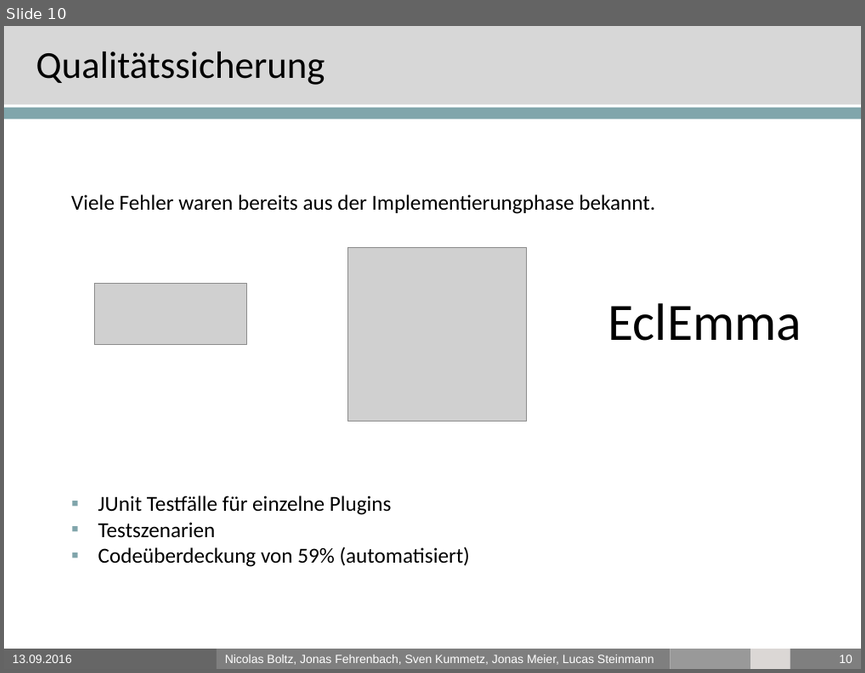
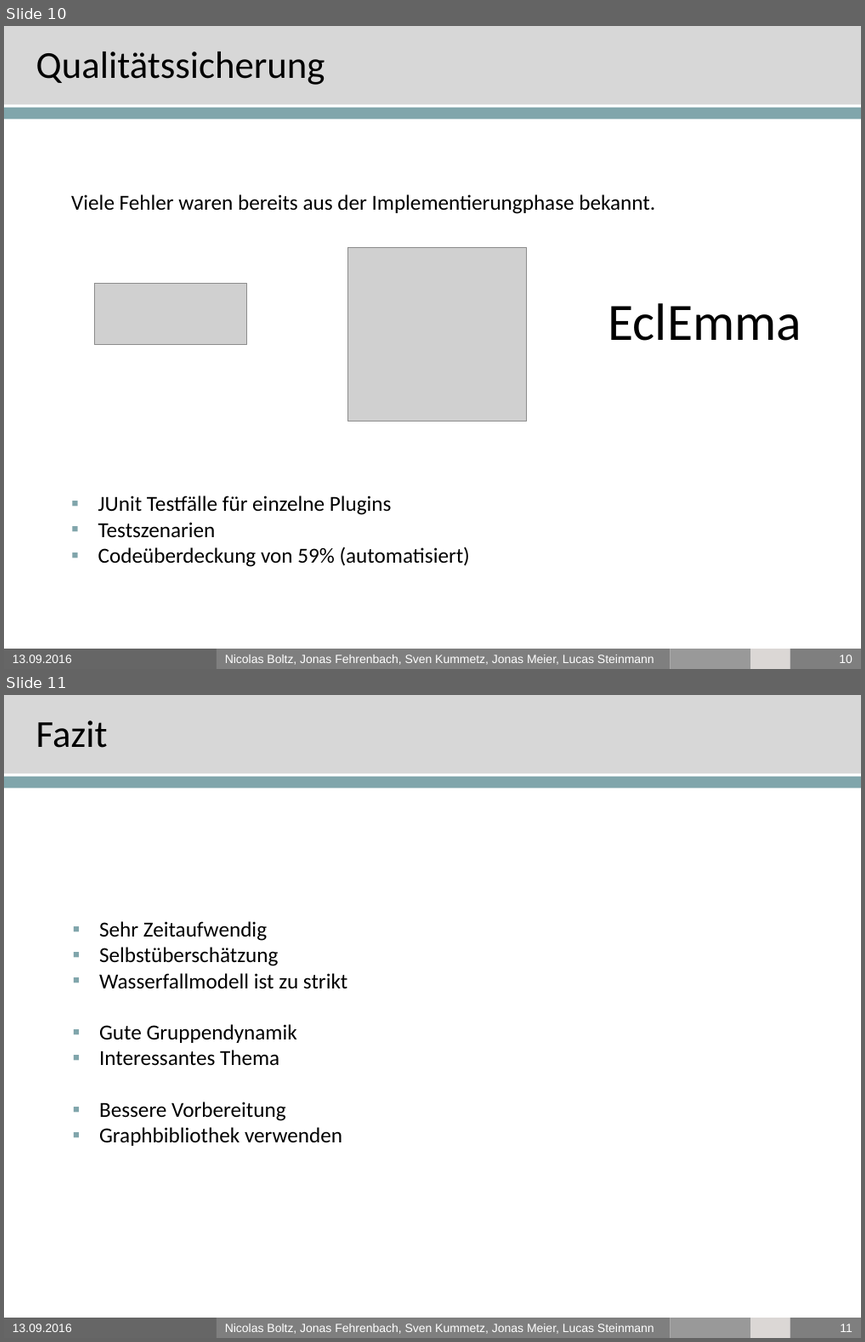
Before and after one commit to PSEProgrammgraphen/PSEDokumente, a slide deck: final/presentation.pptx. Shown one above the other, each under a label of ours: slide 10 before the commit, slides 10 and 11 after it. The pictures are 865x673 and 865x1342 pixels, drawn with LibreOffice and Linux fonts; fonts in the diff are those of the drawing; grey boxes stand for pictures; background and template pictures are left out. Boxes give left, top, right and bottom in pixels: in the first picture for what was removed or moved away, otherwise in the second. Text is boxed around its words. In the diff, an @@ line names an element or a change of style, - is before the commit and + after.

Commit message:
changed fazit

```diff
--- a/final/presentation.pptx
+++ b/final/presentation.pptx
@@ slide 11 added at box(4, 695, 861, 1338), background #FFFFFF; not listed: 8 template elements that a slide beside it also shows @@
@@ title added at box(36, 721, 108, 748), 32 pt, text #000000 @@
+Fazit
@@ text added at box(99, 921, 347, 1145), 18 pt, text #000000 @@
+▪ Sehr Zeitaufwendig
+▪ Selbstüberschätzung
+▪ Wasserfallmodell ist zu strikt
+▪ Gute Gruppendynamik
+▪ Interessantes Thema
+▪ Bessere Vorbereitung
+▪ Graphbibliothek verwenden
```
Also in this commit, not shown: 1 slide removed, 1 other file.
